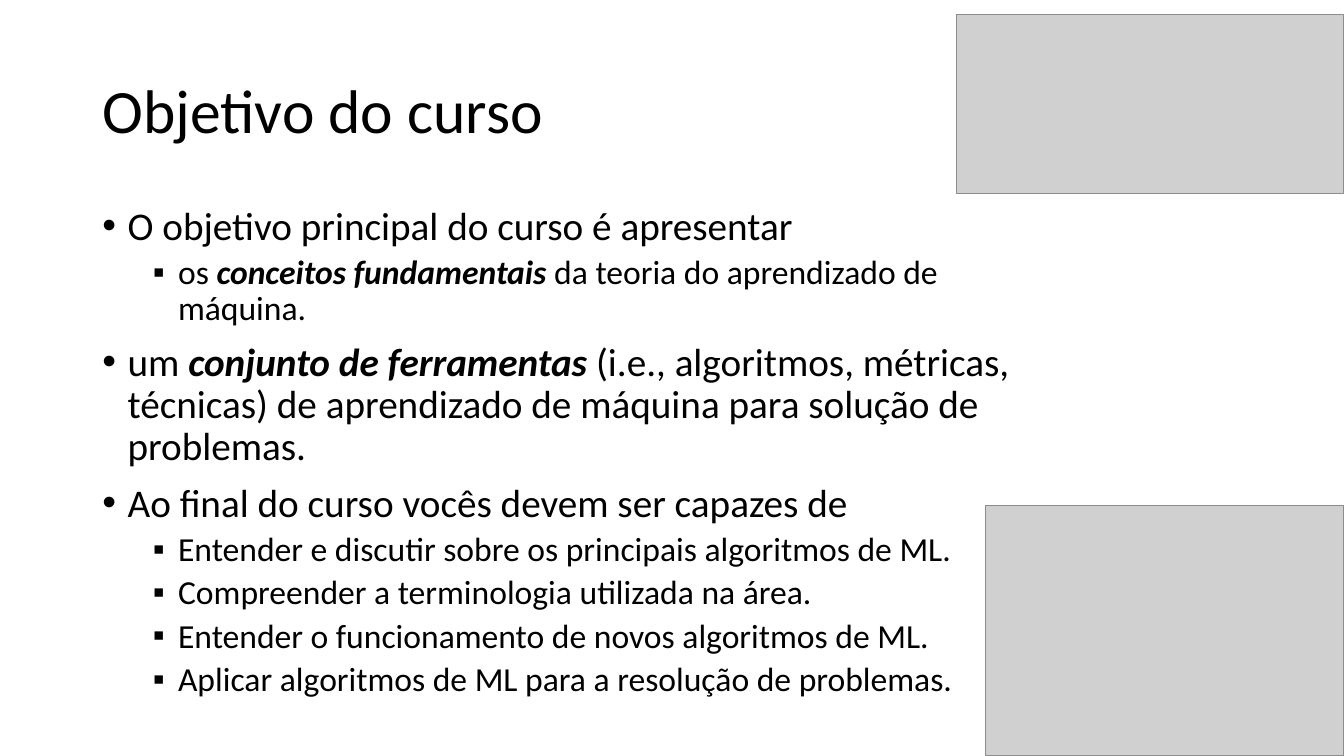
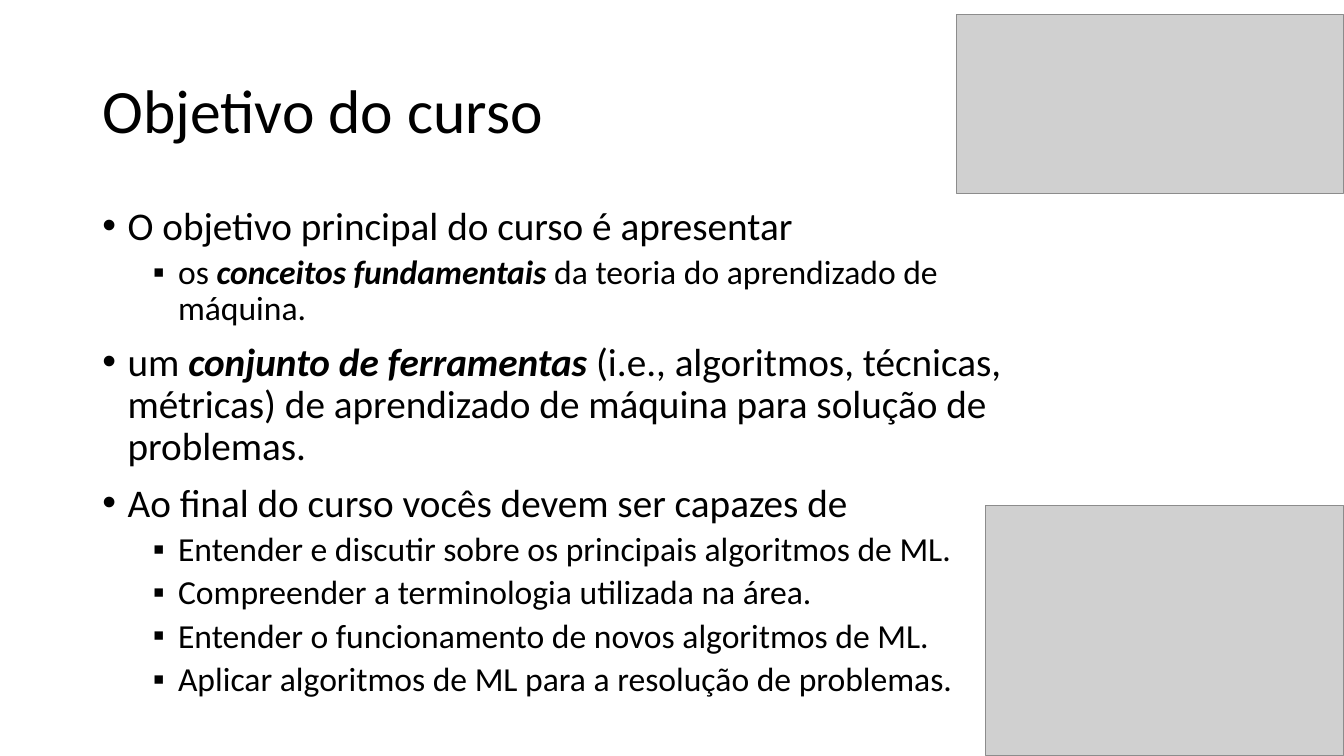
Before and after one commit to zz4fap/t320_aprendizado_de_maquina, a slide deck: slide 3 of slides/T320_Classificação (Parte I).pptx. Drawn at 1344x756 pixels with LibreOffice and Linux fonts; fonts in the diff are those of the drawing; grey boxes stand for pictures. Boxes give left, top, right and bottom in pixels: in the first picture for what was removed or moved away, otherwise in the second. Text is boxed around its words. In the diff, an @@ line names an element or a change of style, - is before the commit and + after.

```diff
--- a/slides/T320_Classificação (Parte I).pptx
+++ b/slides/T320_Classificação (Parte I).pptx
@@ text at (x1=128, y1=347, x2=1001, y2=467): text changed @@
-• um conjunto de ferramentas (i.e., algoritmos, métricas, técnicas) de aprendizado de máquina para solução de problemas.
+• um conjunto de ferramentas (i.e., algoritmos, técnicas, métricas) de aprendizado de máquina para solução de problemas.
```
Also in this commit, not shown: 1 other slide changed, 1 other file.
